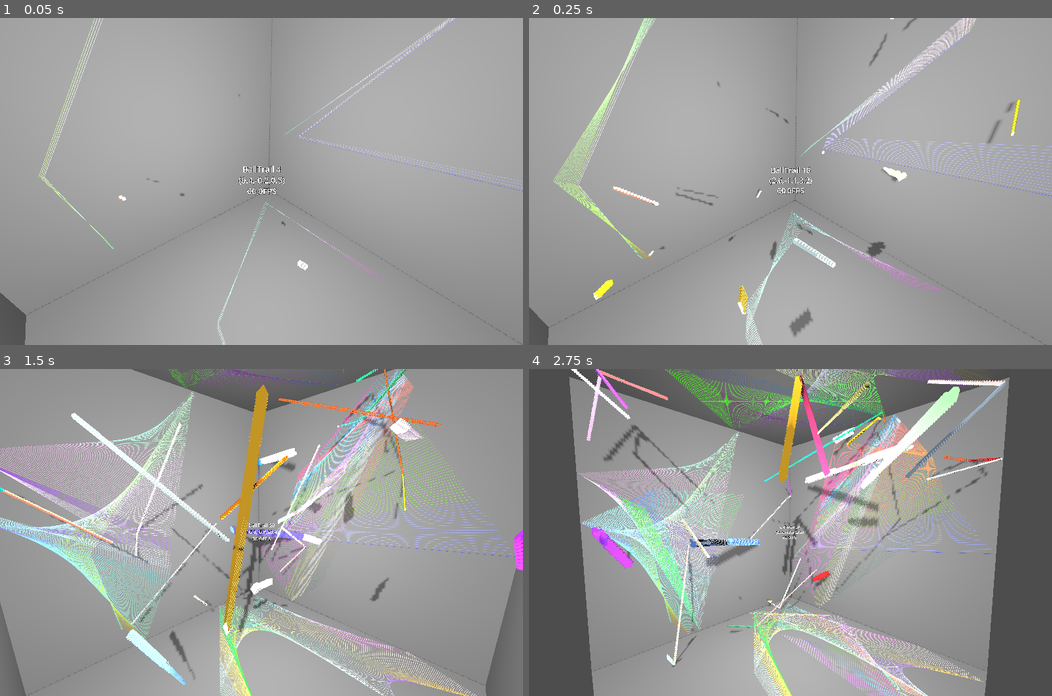
Above: before the commit, frames 1-4 (two rows, left to right).
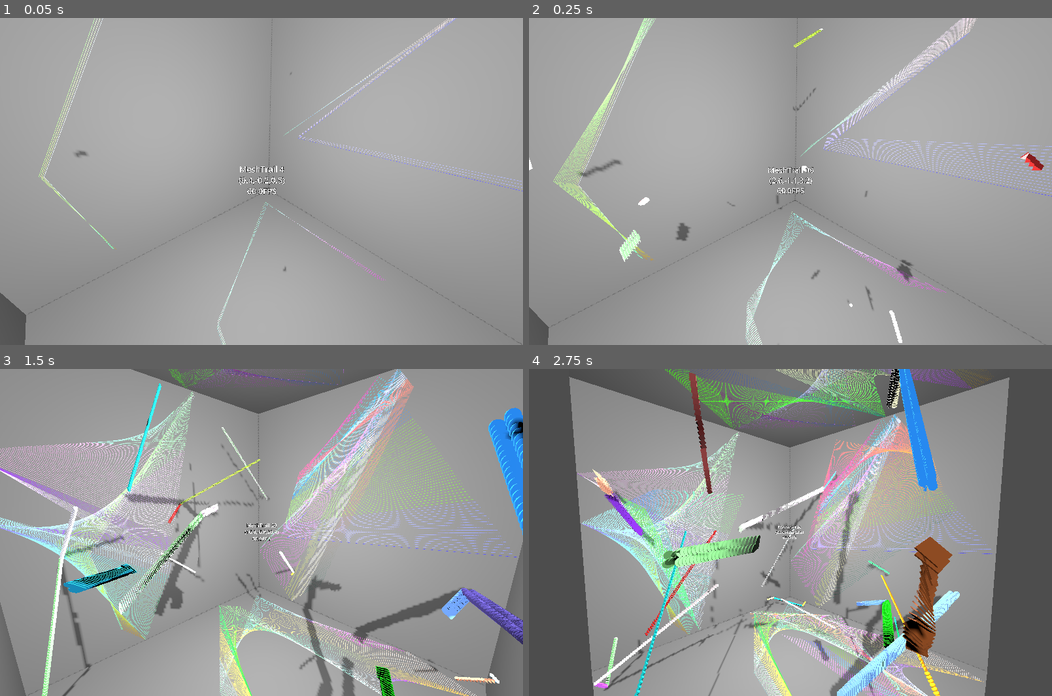
Above: after the commit, the same moments.

Repository: kasworld/gd4game3d
Game: Godot game, scene res://main.tscn
Two runs of this game, one before a commit and one after it. Both use one fixed random seed, a clock stepped at 60 frames per second and the inputs below.
Inputs (mouse positions are in pixels of both pictures, inside the frame that each line leads up to):
- Up to frame 1 (0.05 s): no input
- Up to frame 2 (0.25 s): no input
- Up to frame 3 (1.5 s): tap Enter at 0.5 s; move the mouse to (376, 516) at 0.52 s; click (376, 516) at 0.67 s; move the mouse to (156, 548) at 1.27 s; click (156, 548) at 1.42 s
- Up to frame 4 (2.75 s): move the mouse to (842, 460) at 2.02 s; click (842, 460) at 2.17 s

The runs differ from the first frame. In frame 1, 0.2% of the frame differs, in the area x 14-59%, y 16-78%; in frame 2, 2.3%; in frame 3, 14%; in frame 4, 15%, in the area x 8-92%, y 0-100%.

Commit message:
rename to mesh_trail

Diff:
--- a/main.gd
+++ b/main.gd
@@ -1,21 +1,21 @@
 extends Node3D
 
-var balltrail2_scene = preload("res://ball_trail_2/ball_trail_2.tscn")
+var meshtrail_scene = preload("res://mesh_trail/mesh_trail.tscn")
 var line2d_scene = preload("res://move_line2d/move_line_2d.tscn")
 
-var ball_list = []
+var meshtrail_list = []
 var b_box :AABB
-var BallTrailMeshTypeList = [0,1,2,3,4,5,"♠","♣","♥","♦"]
+var MeshTrailTypeList = [0,1,2,3,4,5,"♠","♣","♥","♦"]
 
 func _ready() -> void:
-	BallTrailMeshTypeList.append_array(BallTrailMeshTypeList.duplicate())
+	MeshTrailTypeList.append_array(MeshTrailTypeList.duplicate())
 	var bound_size = Vector3(100,100,100)
 	$DirectionalLight3D.position = bound_size *0.45
 	$DirectionalLight3D.look_at(Vector3.ZERO)
 	b_box = AABB( -bound_size/2, bound_size)
 
-	add_ball()
-	$MovingCamera.init( b_box, Vector3.ZERO, ball_list[0] )
+	add_meshtrail()
+	$MovingCamera.init( b_box, Vector3.ZERO, meshtrail_list[0] )
 
 	make_line2d(Vector2(bound_size.x,bound_size.y),Vector3(0,0,-bound_size.z/2), PlaneMesh.FACE_Z, false)
 	make_line2d(Vector2(bound_size.x,bound_size.y),Vector3(0,0,bound_size.z/2), PlaneMesh.FACE_Z, true)
@@ -26,16 +26,16 @@
 	make_line2d(Vector2(bound_size.y,bound_size.z),Vector3(-bound_size.z/2,0,0), PlaneMesh.FACE_X, false)
 	make_line2d(Vector2(bound_size.y,bound_size.z),Vector3(bound_size.z/2,0,0), PlaneMesh.FACE_X, true)
 
-func add_ball()->void:
+func add_meshtrail()->void:
 	var pos = Vector3(
 		randf_range(b_box.position.x, b_box.end.x),
 		randf_range(b_box.position.y, b_box.end.y),
 		randf_range(b_box.position.z, b_box.end.z),
 	)
-	var mesh_type = BallTrailMeshTypeList.pop_front()
+	var mesh_type = MeshTrailTypeList.pop_front()
 	var tc := randi_range(10,100)
-	var ball = balltrail2_scene.instantiate().init( bounce, 0.5, tc, mesh_type, pos)
-	ball_list.append(ball)
+	var ball = meshtrail_scene.instantiate().init( bounce, 0.5, tc, mesh_type, pos)
+	meshtrail_list.append(ball)
 	add_child(ball)
 
 func bounce(oldpos:Vector3, pos :Vector3, radius :float) -> Dictionary:
@@ -68,11 +68,11 @@
 	return sp
 
 func _process(delta: float) -> void:
-	if BallTrailMeshTypeList.size() > 0:
-		add_ball()
+	if MeshTrailTypeList.size() > 0:
+		add_meshtrail()
 
-	$LabelInfo.text = "BallTrail %d\n(%.1f,%.1f,%.1f)\n%.1fFPS" % [
-		ball_list.size(),
+	$LabelInfo.text = "MeshTrail %d\n(%.1f,%.1f,%.1f)\n%.1fFPS" % [
+		meshtrail_list.size(),
 		$MovingCamera.position.x, $MovingCamera.position.y, $MovingCamera.position.z,
 		1.0/delta]
 
--- a/ball_trail_2/ball_trail_2.tscn
+++ b/mesh_trail/mesh_trail.tscn
@@ -1,6 +1,6 @@
 [gd_scene load_steps=2 format=3 uid="uid://cy34xu36jq84y"]
 
-[ext_resource type="Script" uid="uid://dtntmrnos3ie" path="res://ball_trail_2/ball_trail_2.gd" id="1_8pbi7"]
+[ext_resource type="Script" uid="uid://dtntmrnos3ie" path="res://mesh_trail/mesh_trail.gd" id="1_8pbi7"]
 
 [node name="BallTrail2" type="Node3D"]
 script = ExtResource("1_8pbi7")
Renamed: ball_trail_2/ball_trail_2.gd -> mesh_trail/mesh_trail.gd
Renamed: ball_trail_2/ball_trail_2.gd.uid -> mesh_trail/mesh_trail.gd.uid
